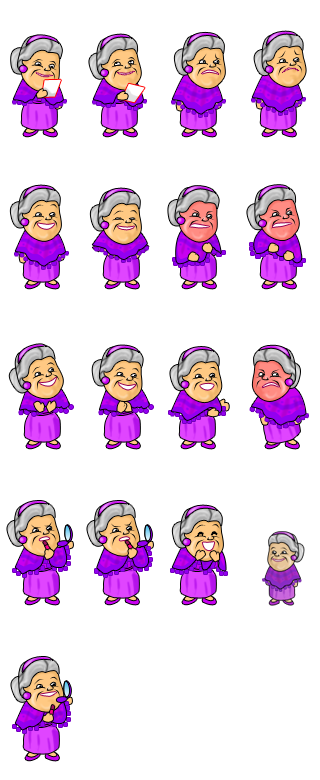
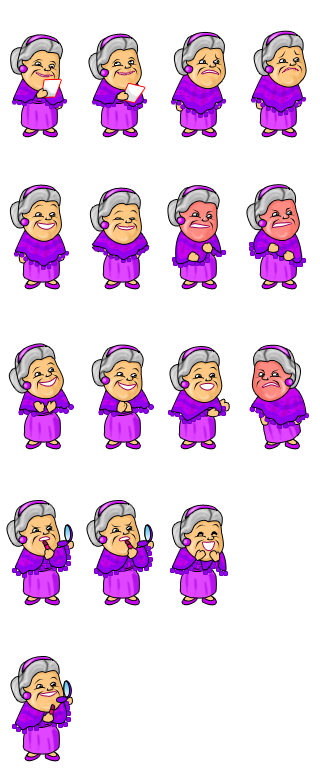
Layer changes from the first 320×780 image to the second:
hid "Слой 50" over bbox(262, 531, 305, 606)
